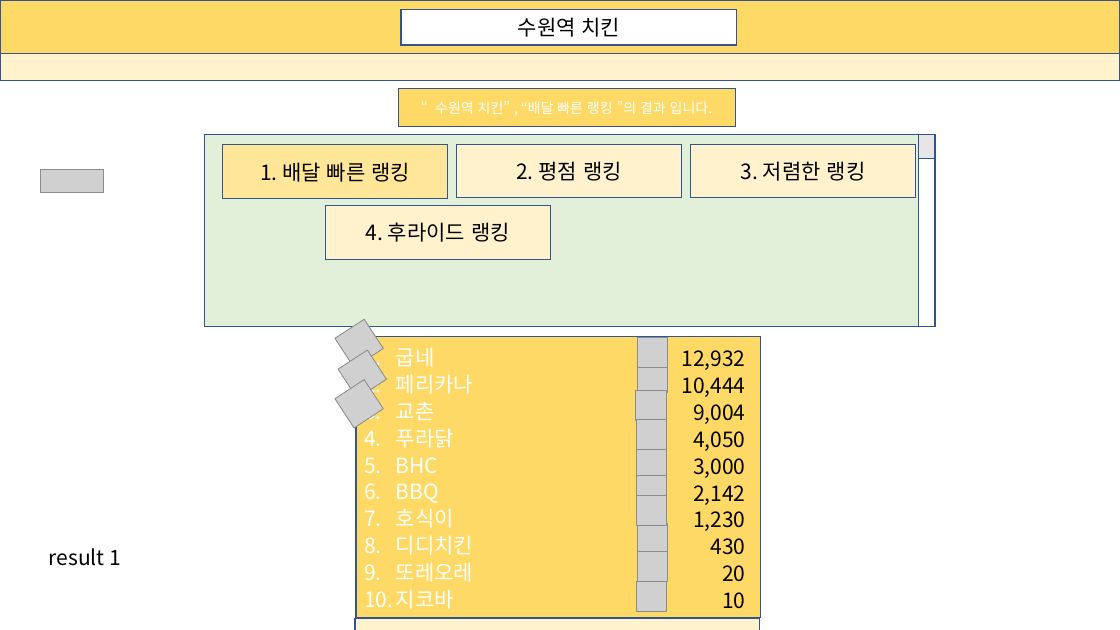
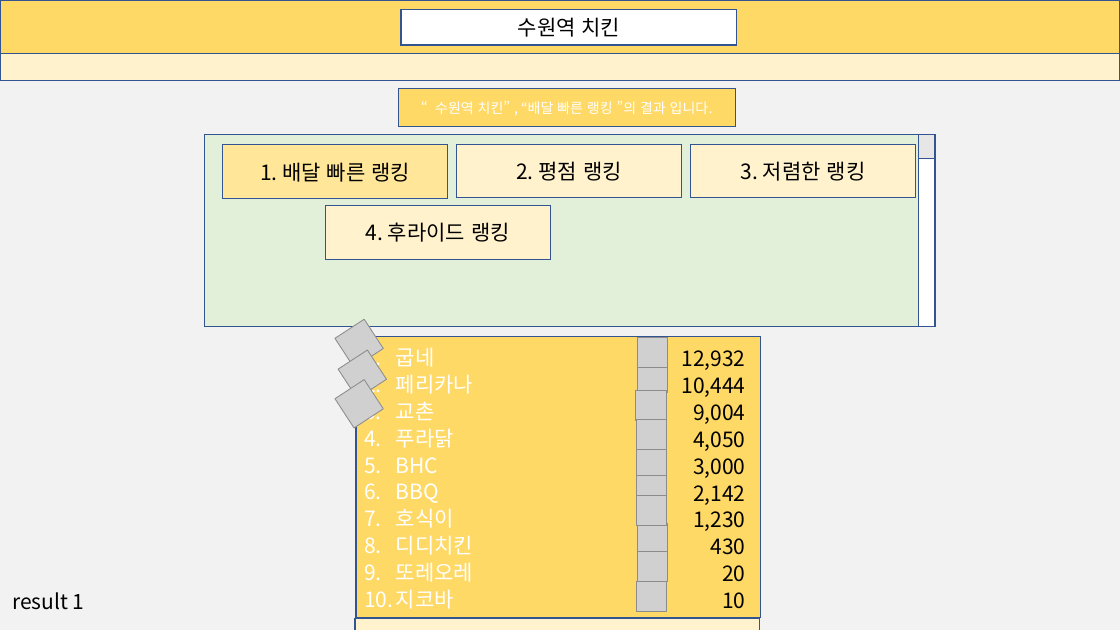
Before and after one commit to What-The-Pork/meeting-log, a slide deck: slide 1 of image/search/디자인.pptx (slide 2 before the commit). Drawn at 1120x630 pixels with LibreOffice and Linux fonts; fonts in the diff are those of the drawing; grey boxes stand for pictures. Boxes give left, top, right and bottom in pixels: in the first picture for what was removed or moved away, otherwise in the second. Text is boxed around its words. In the diff, an @@ line names an element or a change of style, - is before the commit and + after.

```diff
--- a/image/search/디자인.pptx
+++ b/image/search/디자인.pptx
@@ background #FFFFFF to #F2F2F2 @@
@@ picture removed at <box>40,170,103,193</box> @@
@@ text "result 1": place and size @@
-text "result 1" at <box>49,548,121,566</box>
+text "result 1" at <box>12,592,85,610</box>
```
Also in this commit, not shown: 8 other slides changed, 7 slides added, 2 other files.
